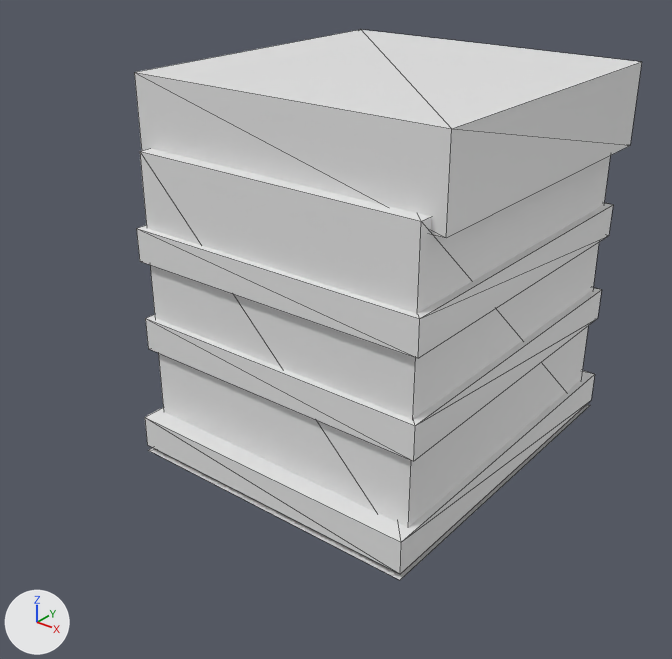
Renders of the OBJ model tools/armor_src/models/entity/mantis/boots_leg_r.obj from each side of a commit.
Both versions are drawn from a 50 mm camera at (0.352, -0.673, 0.497) aimed at (-0.118, -0.086, 0.133). The lights are fixed; the arrows at lower left show +X, +Y and +Z. The older version comes first. Mesh edges are drawn as thin lines. Where no turn or scale is listed for an object, it has been applied to the vertices.

The scene before the commit, as lines of its bpy script (objects in view):
```python
me_boots_leg_r = bpy.data.meshes.new('boots_leg_r')
me_boots_leg_r.from_pydata(...)  # 44 vertices, 60 faces; spans x -0.278..0.034, y -0.188..0.162, z -0.006..0.35
ob_boots_leg_r = bpy.data.objects.new('boots_leg_r', me_boots_leg_r)
ob_boots_leg_r.location = (0.0, 0.0, 0.0)
```
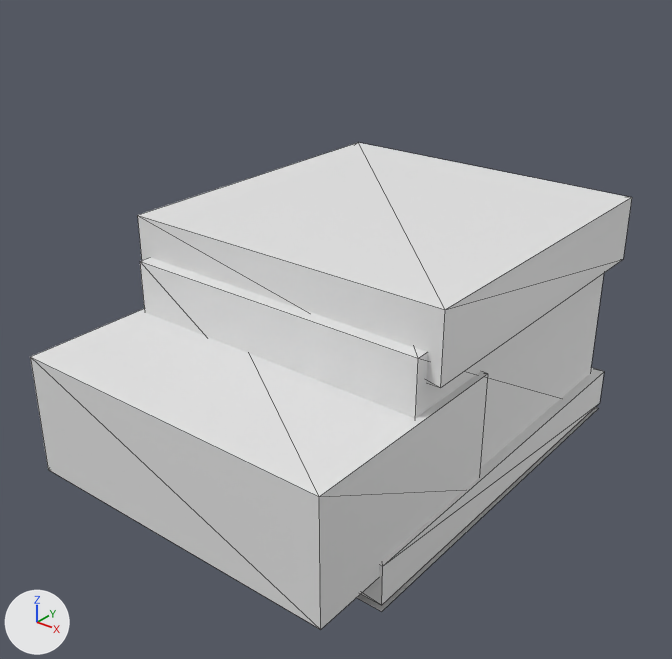
Where the change shows, as pixel boxes [x1, y1, x2, y2] in the pictures (672 x 659 px; the box of a moved part takes in the faces that stretch with it):
'boots_leg_r', reshaped (18% wider, 12% shorter): before [134, 30, 642, 580]; after [30, 143, 632, 629]
part 1 of me_boots_leg_r, moved or reshaped: before [145, 370, 595, 574]; after [361, 368, 604, 605]
part 2 of me_boots_leg_r, added: after [30, 309, 488, 629]
part 3 of me_boots_leg_r, added: after [137, 143, 632, 388]
part 4 of me_boots_leg_r, rebuilt: before [149, 404, 590, 580]; after [357, 407, 598, 611]
part 5 of me_boots_leg_r, deleted: before [134, 30, 642, 238]
part 6 of me_boots_leg_r, deleted: before [145, 288, 601, 461]
part 7 of me_boots_leg_r, reshaped: before [137, 148, 613, 527]; after [140, 257, 604, 468]

The change, as a list of edits to the scene's bpy script:
```text
Change me_boots_leg_r:
    used by ob_boots_leg_r; location = (0.0, 0.0, 0.0)
    remove me_boots_leg_r.from_pydata(...)  # 44 vertices, 60 faces; spans x -0.278..0.034, y -0.188..0.162, z -0.006..0.35
    add me_boots_leg_r.from_pydata(...)  # 36 vertices, 48 faces; spans x -0.284..0.041, y -0.294..0.163, z -0.006..0.225
    me_boots_leg_r part 1: the loose piece of 8 vertices spanning x -0.272..0.028, y -0.188..0.162, z 0.0..0.031 is scaled about its middle by (1.06, 1.11, 1.2), then moved by (0.0, -0.019, 0.003)
    me_boots_leg_r part 2: a new loose piece, a box spanning x -0.278..0.034, y -0.294..-0.081, z 0.025..0.138
    me_boots_leg_r part 3: a new loose piece, a box spanning x -0.284..0.041, y -0.162..0.163, z 0.162..0.225
    me_boots_leg_r part 4: the loose piece of 4 vertices spanning x -0.272..0.028, y -0.188..0.162, z -0.006 is rebuilt with 4 vertices and now spans x -0.281..0.038, y -0.225..0.162, z -0.006
    me_boots_leg_r part 5: the loose piece of 8 vertices spanning x -0.278..0.034, y -0.156..0.156, z 0.275..0.35 is deleted
    me_boots_leg_r part 6: the loose piece of 8 vertices spanning x -0.272..0.028, y -0.175..0.15, z 0.1..0.131 is deleted
    me_boots_leg_r part 7
    12 vertices are removed from x -0.272..0.028, y -0.175..0.15, z 0.0..0.287
    24 faces are deleted
    4 vertices are added at (-0.272, -0.175, 0.0), (0.028, -0.175, 0.0), (0.028, 0.15, 0.0), (-0.272, 0.15, 0.0)
    12 new faces join them
```
